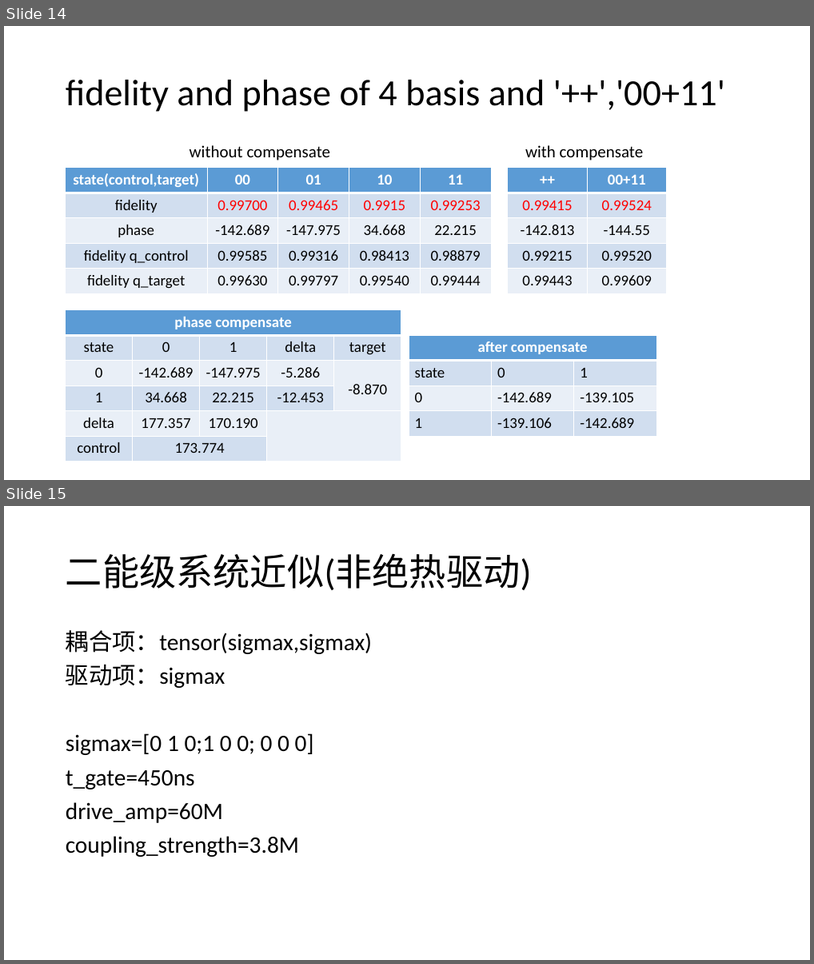
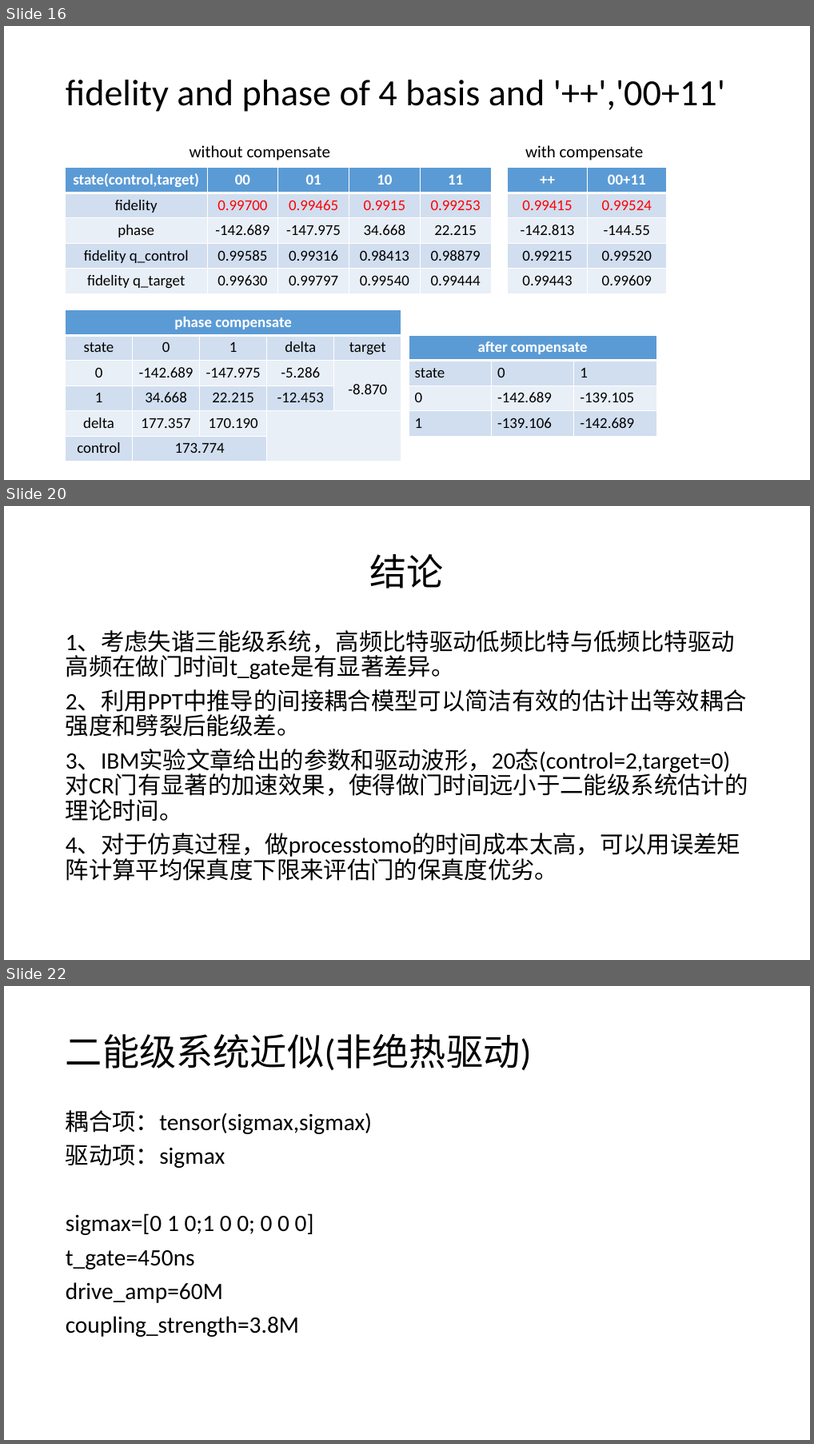
Before and after one commit to liyaochong/Quantum-Circuit, a slide deck: 程序/程序/programme/two qubit gate/CZgate/IBM/ppt/IBM_CNOT仿真分析.pptx. Shown one above the other, each under a label of ours: slides 14 and 15 before the commit, slides 16, 20 and 22 after it; the slides between them are not shown. The pictures are 814x964 and 814x1444 pixels, drawn with LibreOffice and Linux fonts; fonts in the diff are those of the drawing. Boxes give left, top, right and bottom in pixels: in the first picture for what was removed or moved away, otherwise in the second. Text is boxed around its words. In the diff, an @@ line names an element or a change of style, - is before the commit and + after.

```diff
--- a/程序/程序/programme/two qubit gate/CZgate/IBM/ppt/IBM_CNOT仿真分析.pptx
+++ b/程序/程序/programme/two qubit gate/CZgate/IBM/ppt/IBM_CNOT仿真分析.pptx
@@ slide 20 added at (4,506,810,960), background #FFFFFF @@
@@ title added at (370,554,444,588), 44 pt, text #000000 @@
+结论
@@ text added at (66,630,749,880), 28 pt, text #000000 @@
+1、考虑失谐三能级系统，高频比特驱动低频比特与低频比特驱动高频在做门时间t_gate是有显著差异。
+2、利用PPT中推导的间接耦合模型可以简洁有效的估计出等效耦合强度和劈裂后能级差。
+3、IBM实验文章给出的参数和驱动波形，20态(control=2,target=0)对CR门有显著的加速效果，使得做门时间远小于二能级系统估计的理论时间。
+4、对于仿真过程，做processtomo的时间成本太高，可以用误差矩阵计算平均保真度下限来评估门的保真度优劣。
@@ what was slide 14 is now slide 16 @@
@@ what was slide 15 is now slide 22 @@
```
Also in this commit, not shown: 7 slides changed, 9 other slides added, 3 slides removed, 13 other files.
